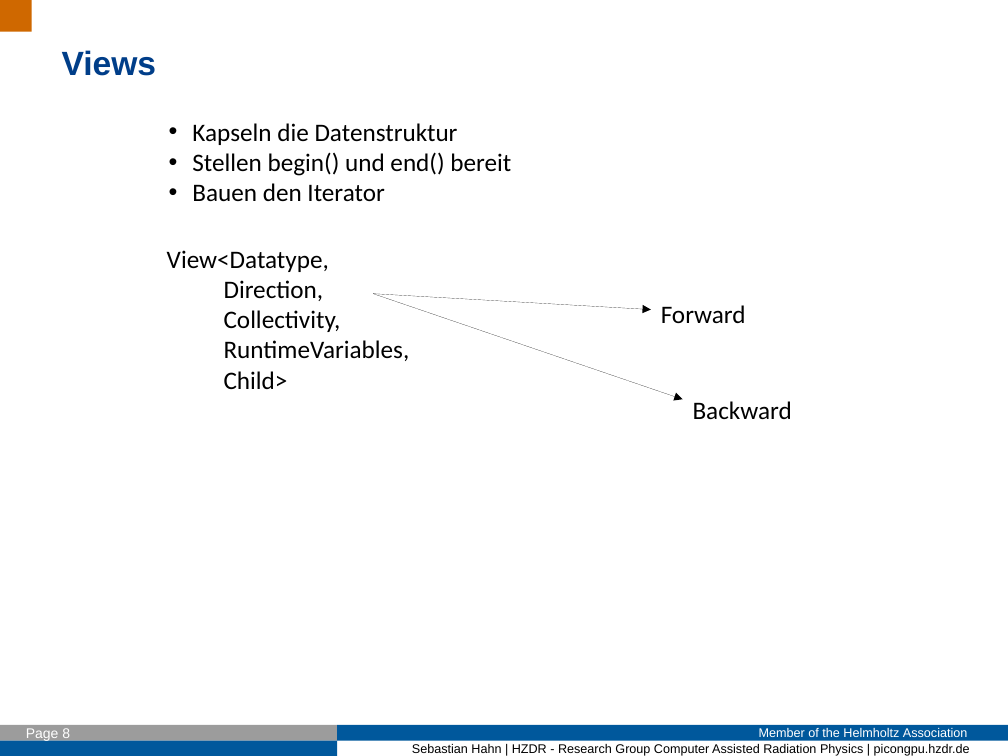
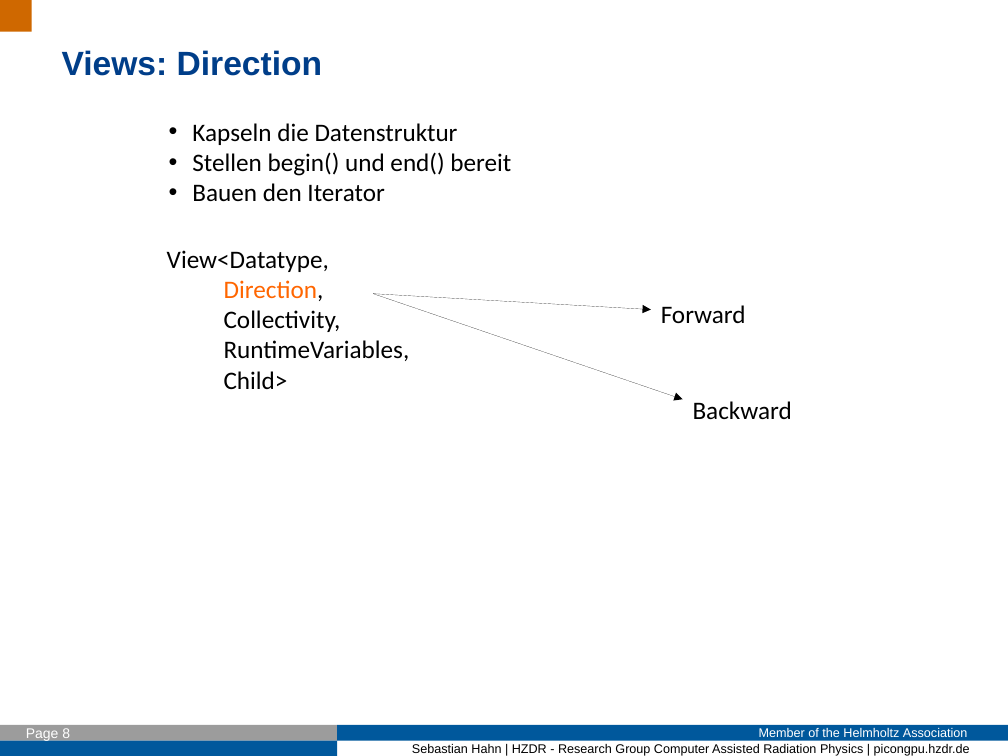
Before and after one commit to Fettpet/DeepIterator, a slide deck: slide 8 of Presi/2017_01_16_Intro.odp. Drawn at 1008x756 pixels with LibreOffice and Linux fonts; fonts in the diff are those of the drawing; background and template pictures are left out. Boxes give left, top, right and bottom in pixels: in the first picture for what was removed or moved away, otherwise in the second. Text is boxed around its words. In the diff, an @@ line names an element or a change of style, - is before the commit and + after.

```diff
--- a/Presi/2017_01_16_Intro.odp
+++ b/Presi/2017_01_16_Intro.odp
@@ text at bbox=[62, 50, 323, 76]: text changed @@
-Views
+Views: Direction
@@ text at bbox=[224, 280, 324, 301]: text colour #000000 to #FF6600 in "Direction," @@
```
Also in this commit, not shown: 5 other slides changed, 4 slides added.
